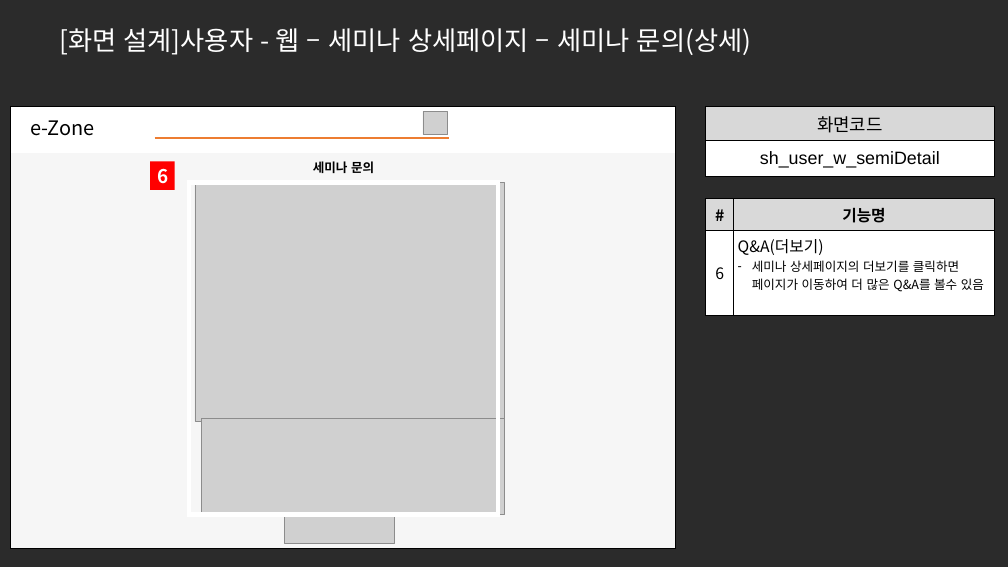
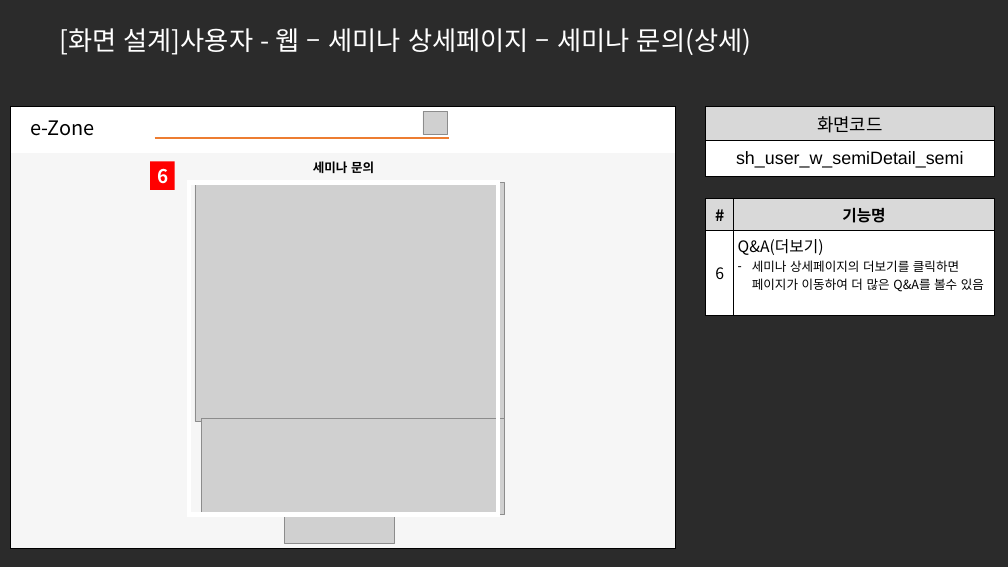
Before and after one commit to ezenteam2/e-Zone, a slide deck: slide 6 of 0 발표용 파워포인트/project05 - 파워포인트 종합 - 서희.pptx. Drawn at 1008x567 pixels with LibreOffice and Linux fonts; fonts in the diff are those of the drawing; grey boxes stand for pictures; background and template pictures are left out; a plain dark background stands for a picture behind light text. Boxes give left, top, right and bottom in pixels: in the first picture for what was removed or moved away, otherwise in the second. Text is boxed around its words. In the diff, an @@ line names an element or a change of style, - is before the commit and + after.

```diff
--- a/0 발표용 파워포인트/project05 - 파워포인트 종합 - 서희.pptx
+++ b/0 발표용 파워포인트/project05 - 파워포인트 종합 - 서희.pptx
@@ table at [706, 106, 994, 176] @@
-row 2, column 1: sh_user_w_semiDetail
+row 2, column 1: sh_user_w_semiDetail_semi
```
Also in this commit, not shown: 1 other slide changed, 10 other files.
